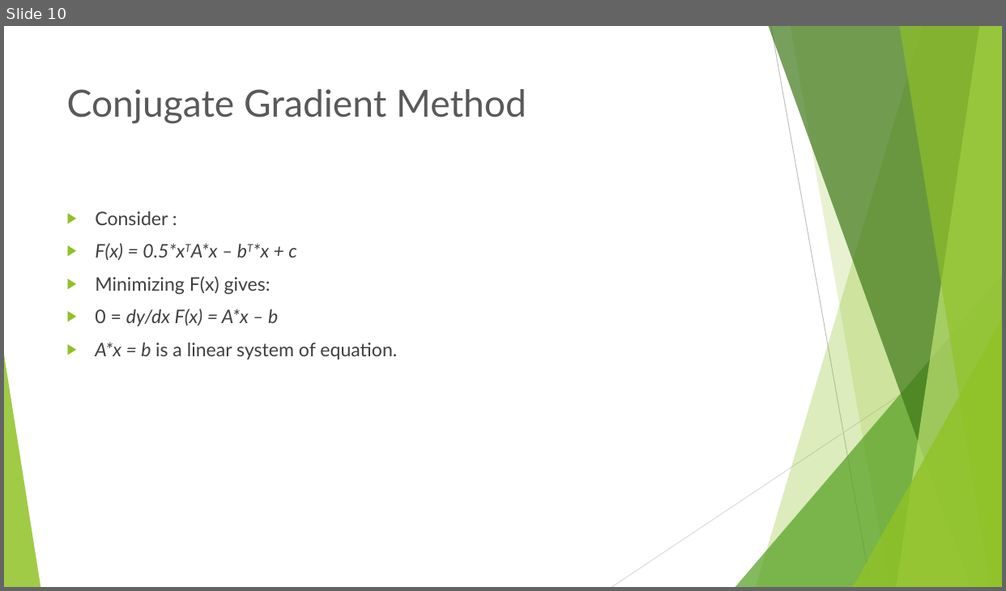
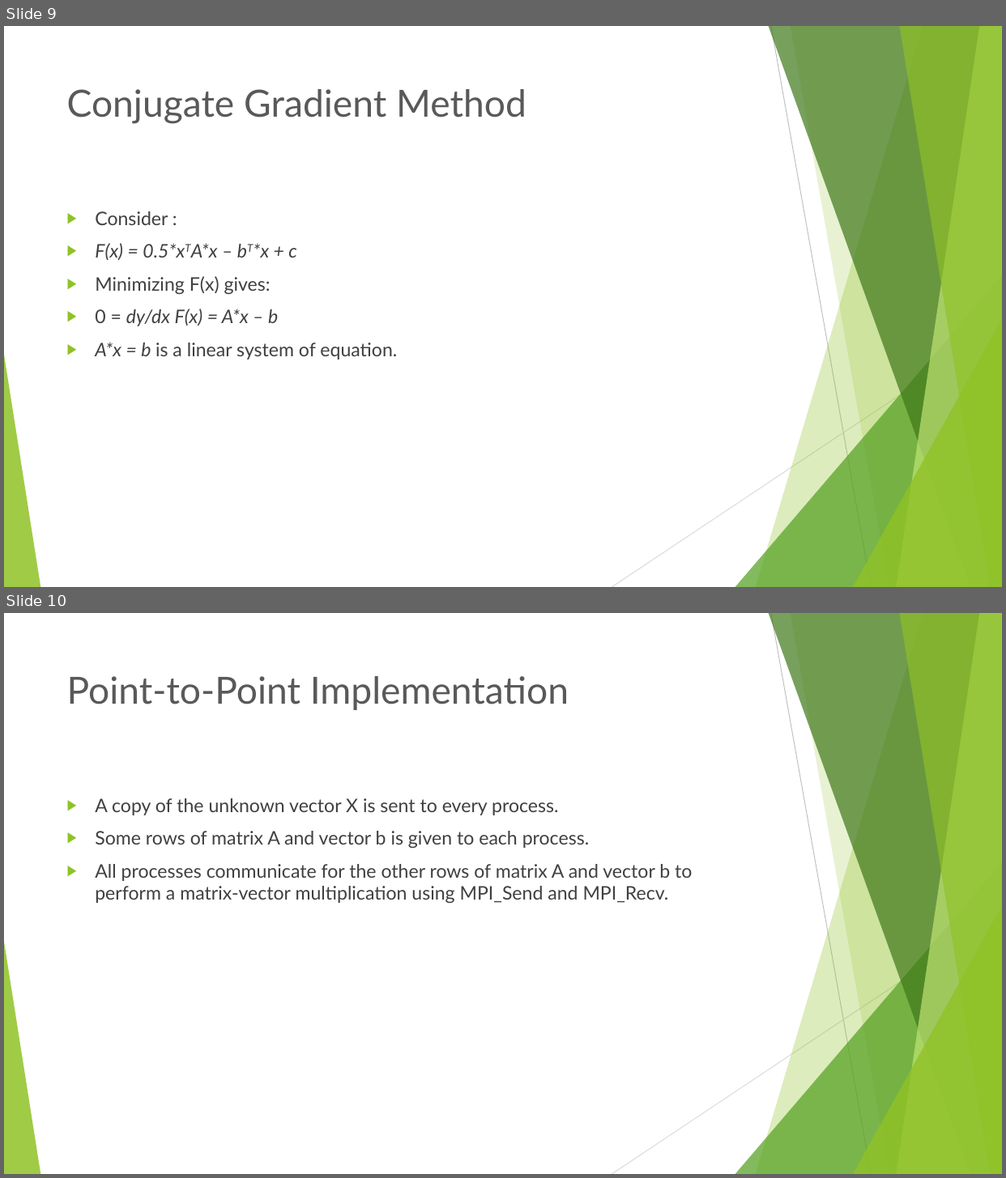
Before and after one commit to mawunyega/conjugate_gradient, a slide deck: presentattion.pptx. Shown one above the other, each under a label of ours: slide 10 before the commit, slides 9 and 10 after it. The pictures are 1006x591 and 1006x1178 pixels, drawn with LibreOffice and Linux fonts; fonts in the diff are those of the drawing. Boxes give left, top, right and bottom in pixels: in the first picture for what was removed or moved away, otherwise in the second. Text is boxed around its words. In the diff, an @@ line names an element or a change of style, - is before the commit and + after.

```diff
--- a/presentattion.pptx
+++ b/presentattion.pptx
@@ slide 10 added at <box>4,613,1002,1174</box>, background #FFFFFF; not listed: 10 template elements that a slide beside it also shows @@
@@ title added at <box>67,676,569,710</box>, 36 pt, text #595959 @@
+Point-to-Point Implementation
@@ text added at <box>95,798,692,903</box>, 18 pt, text #404040 @@
+▶ A copy of the unknown vector X is sent to every process.
+▶ Some rows of matrix A and vector b is given to each process.
+▶ All processes communicate for the other rows of matrix A and vector b to perform a matrix-vector multiplication using MPI_Send and MPI_Recv.
@@ what was slide 10 is now slide 9 @@
```
Also in this commit, not shown: 1 slide changed, 4 other slides added, 2 slides removed, 4 other files.
